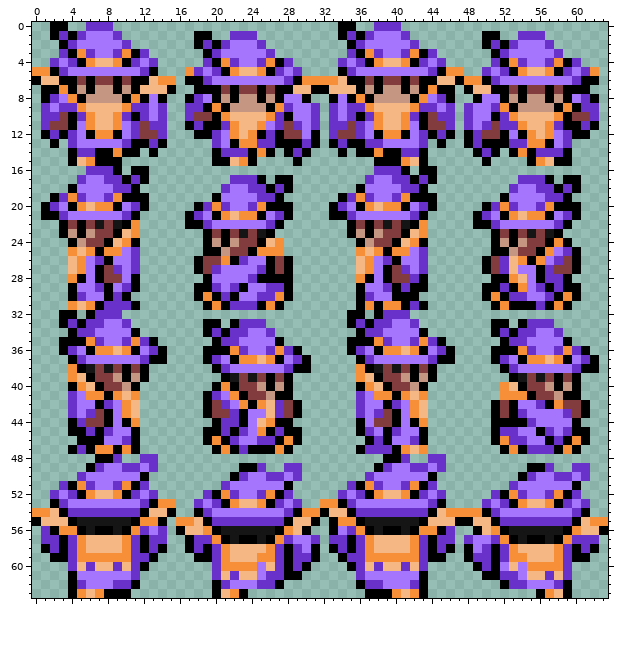
Pixel-art sprite: images/actors/mickle.png. Above: the version before the commit.
The file is 64x64 pixels.
Once edited:
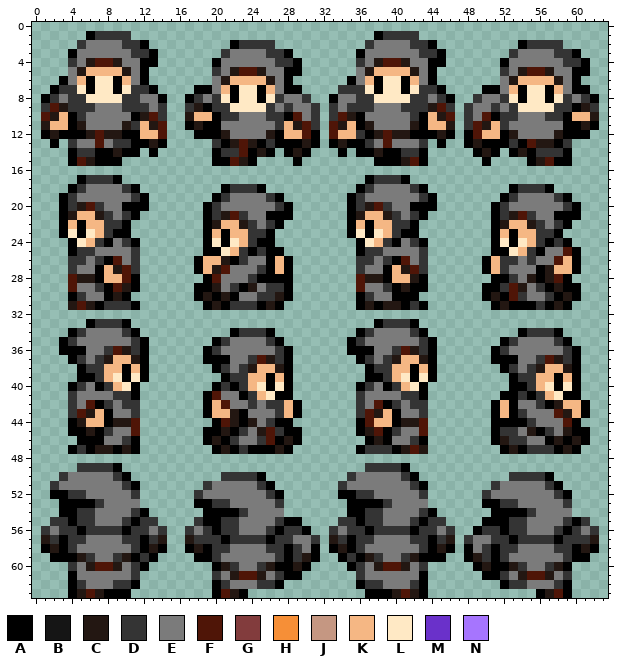
Palette (. is transparent): A #000000  B #151515  C #231712  D #343434  E #7b7b7b  F #4f1507  G #823c3d  H #f68f37  J #c59782  K #f5b784  L #ffe9c5  M #6a31ca  N #a675fe
Diff:
Changed rows in their new state; - is an unchanged pixel.
first column x 0:
 0 --..--...-------------------------..--...-----------------------
 1 --....ADDDD-------..--...---------....ADDDD-------..--...-------
 2 ---..DEEEEDDA-----....ADDDD--------..DEEEEDDA-----....ADDDD-----
 3 ---.-EEEEEEDDA-----..DEEEEDDA------.-EEEEEEDDA-----..DEEEEDDA---
 4 --..DECFFCEEAA-----.-EEEEEEDDA----..DECFFCEEAA-----.-EEEEEEDDA--
 5 ....ECKKKKCEA.---...DECFFCEEAA----..ECKKKKCEA...--..DECFFCEEAA.-
 6 ...-EK-LL-KE-...-...ECKKKKCEA......-EK-LL-KE-.......ECKKKKCEA..-
 7 -.-DDL-LL-LDDA..----EK-LL-KE-A....DDDL-LL-LDD-.-..A-EK-LL-KE----
 8 --DEDDLLLLDDEE----DEDL-LL-LDEED---EEDDLLLLDDED---DEEDL-LL-LDED--
 9 -DFCDDDEEEDDDED--DC-DDLLLLDEDEED-DEDDDEEEDDDCFD-DEEDEDLLLLDD-CD-
10 -FCK-DEEEEE-CFD--CKK-DDEEEDD-FED-DFC-EEEEED-KCF-DEF-DDEEEDD-KKC-
11 -CKK-CEEEECDKCF---C--EEEEEEDKCFD-FCKACEEEEC-KKC-DFCKDEEEEEE--C--
12 --C-AACFCCAAKKF-----ACEEEEC-KKF--FKKDACFCCAA-C---FKK-CEEEECA----
13 ----DEEFEDD--C------DACFCAD---C---C--DEFEEED-----C---DAFCCAD----
14 -----DD--C-----------DDF-C---C--------C--DD-------C---C-DDD-----
15 -----FC---------------FC-----------------CF-------------CF------
16 ------....-..-------------------------....-..-------------------
17 -----ADDDA...---------....-..--------ADDDA...---------....-..---
18 -----DEEEED----------ADDDA...--------DEEEED----------ADDDA...---
19 --.ADEEEEEED---------DEEEED-------.ADEEEEEED---------DEEEED-----
20 -..ADCFDEEAA------.ADEEEEEED-----..ADCFDEEAA------.ADEEEEEED----
21 -..ACKKCDED------..ADCFDEEAA-----..ACKKCDED------..ADCFDEEAA----
22 ----K-KKDD-.-----..ACKKCDED---------K-KKDD-.-----..ACKKCDED-----
23 ----L-LKD-A.--------K-KKDD----------L-LKD-A.--------K-KKDD------
24 -----LKD-ED---------L-LKD-A.---------LKD-ED---------L-LKD-D-----
25 ----ADDEEEED---------LKD-DAA--------ADDEEEED---------LKD-EEF----
26 ----DDED-FED-------KKC-DEE-K--------DDED-FED-------KDDEDEEFK----
27 ----DEE-KCFD-------KCFEEED-K--------DEE-KCFD-------KDEEE-CKK----
28 ----FCC-KKF---------FEEED-----------FCC-KKC----------DEC-CF-----
29 ----FEED-FC---------CED-CEDD--------FEED-C----------DFCED-C-----
30 -----DEE-C---------C-C-EEDDC---------DEE-----------C-FDEED-C----
31 ----CFC-DDD---------C-DDD-C----------C-CC-D---------C---D-C-----
32 ---..-....-------------------------..-....----------------------
33 ---...ADDDA--------..-....---------...ADDDA--------..-....------
34 -----DEEEED--------...ADDDA----------DEEEED--------...ADDDA-----
35 ----DEEEEEEDA.-------DEEEED---------DEEEEEEDA.-------DEEEED-----
36 ----AAEEDFCDA..-----DEEEEEEDA.------AAEEDFCDA..-----DEEEEEEDA.--
37 -----DEDCKKCA..-----AAEEDFCDA..------DEDCKKCA..-----AAEEDFCDA..-
38 ----.-DDKK-K---------DEDCKKCA..-----.-DDKK-K---------DEDCKKCA..-
39 ----.A-DKL-L----------DDKK-K--------.A-DKL-L----------DDKK-K----
40 -----DE-DKL----------D-DKL-L---------DE-DKL---------.A-DKL-L----
41 ----DEEEEDDA--------FEE-DKL---------DEEEEDDA--------AAD-DKL-----
42 ----DEF-DEDD--------KFEEDEDDK-------DEF-DEDD--------K-EED-CKK---
43 ----DFCK-EED--------KKC-EEEDK-------DFCK-EED--------K-DEEEFCK---
44 -----CKK-CCF---------FC-CED----------FKK-CCF-----------DEEEF----
45 ------C-DEEF---------C-DECFD---------CF-DEEF--------DDEC-DEC----
46 --------EED---------C-DEEDF-C---------C-EED---------CDDEE-C-C---
47 -----D-CC-C----------C-D---C---------DDD-CFC---------C-DDD-C----
48 -------...--..-------------------------...--..------------------
49 -----DDDDA....---------...--..-------DDDDA....---------...--..--
50 ---DEEEEEDA..--------DDDDA....-----DEEEEEDA..--------DDDDA....--
51 --DEEEEEEED-.------DEEEEEDA..-----DEEEEEEED-.------DEEEEEDA..---
52 --AADDEEEEED..----DEEEEEEED-.-----AADDEEEEED..----DEEEEEEED-.---
53 --.AAAADEEEE....--AADDEEEEED..--...AAAADEEEE..----AADDEEEEED..--
54 ...-ADDEEEED-...--.AAAADEEEE.......-ADDEEEED-......AAAADEEEE..--
55 ..DD-DDEEED-DD.-..D-ADDEEEED-A..-.DD-DDEEED-DD....A-ADDEEEED-D..
56 -DEDD-DDDD-DDED-.DED-DDEEED-DD---DEDD-DDDD-DDED---DD-DDEEED-DED.
57 -CD-DDEEEEDD-DC--CDDD-DDDD-DDEED-CD-DDEEEEDD-DC-DEEDD-DDDD-DDDC-
58 --C-DEEEEEED-C----C-DDEEEEDD-DE---C-DEEEEEED-C---ED-DDEEEEDD-C--
59 ----ACDEEDCAD-------DEEEEEED-DC----DACDEEDCA-----CD-DEEEEEED----
60 ----DECFFCED--------ACDEEDCA-C------DECFFCED------C-ACDEEDCA----
61 -----EEEEEED--------DECFFCED--------DEEEEEE---------DECFFCED----
62 -----DEEEDD----------DEEEDD----------DDEEED----------DDEEED-----
63 -----CFC-------------FC-----------------CFC--------------CF-----
